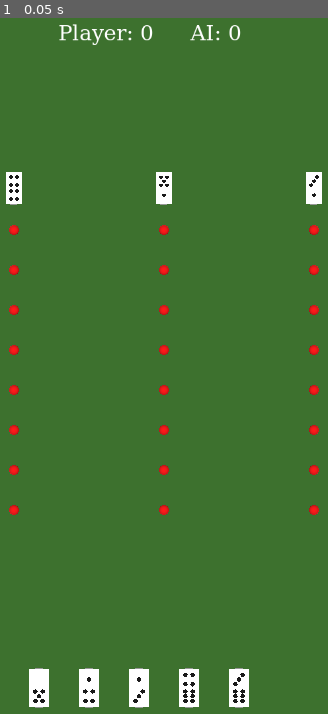
Above: before the commit, frame 1.
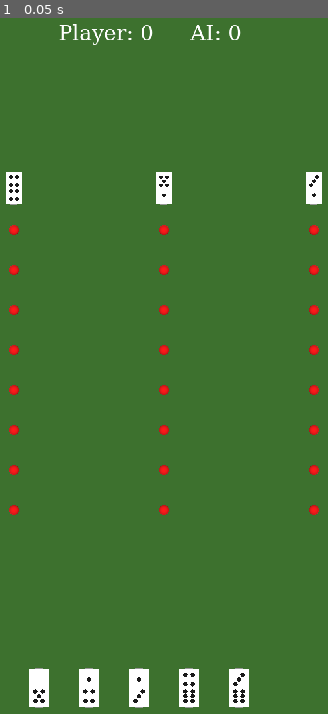
Above: after the commit, the same moment.

Repository: weareworm/dominos
Game: Godot game, scene res://scenes/main.tscn
Same seed, same stepped clock (60 frames per second), same inputs: the game is played once before the commit and once after it.
Inputs:
- Up to frame 1 (0.05 s): no input

The runs differ from the first frame. In frame 1, 0.2% of the frame differs, in the area x 17-74%, y 0-4%.

Commit message:
Prep for mobile screen

Diff:
--- a/scripts/board.gd
+++ b/scripts/board.gd
@@ -36,6 +36,18 @@
 	update_scores(0, 0)
 	current_turn = "player"
 
+	# Set mobile resolution (matches your 720×1208 target)
+	get_viewport().size = Vector2i(720, 1208)
+
+	# Correct Godot 4 viewport scaling settings:
+	get_viewport().scaling_3d_scale = 1.0  # Disable 3D scaling
+	get_viewport().canvas_item_default_texture_filter = Viewport.DEFAULT_CANVAS_ITEM_TEXTURE_FILTER_NEAREST
+
+	# Alternative approach via project settings (recommended):
+	# These can be set in Project → Project Settings → Display → Window
+	# - Stretch Mode: canvas_items
+	# - Stretch Aspect: keep
+
 	# Safe signal connection
 	if score_ui:
 		# Clean up existing connections
@@ -43,7 +55,7 @@
 			score_ui.pass_turn_requested.disconnect(_on_pass_turn_requested)
 		score_ui.pass_turn_requested.connect(_on_pass_turn_requested)
 
-		# Connect discard signal to handler (not directly to confirm_discard)
+		# Connect discard signal to handler
 		if score_ui.has_signal("discard_confirmed"):
 			if score_ui.discard_confirmed.is_connected(_on_discard_confirmed):
 				score_ui.discard_confirmed.disconnect(_on_discard_confirmed)
